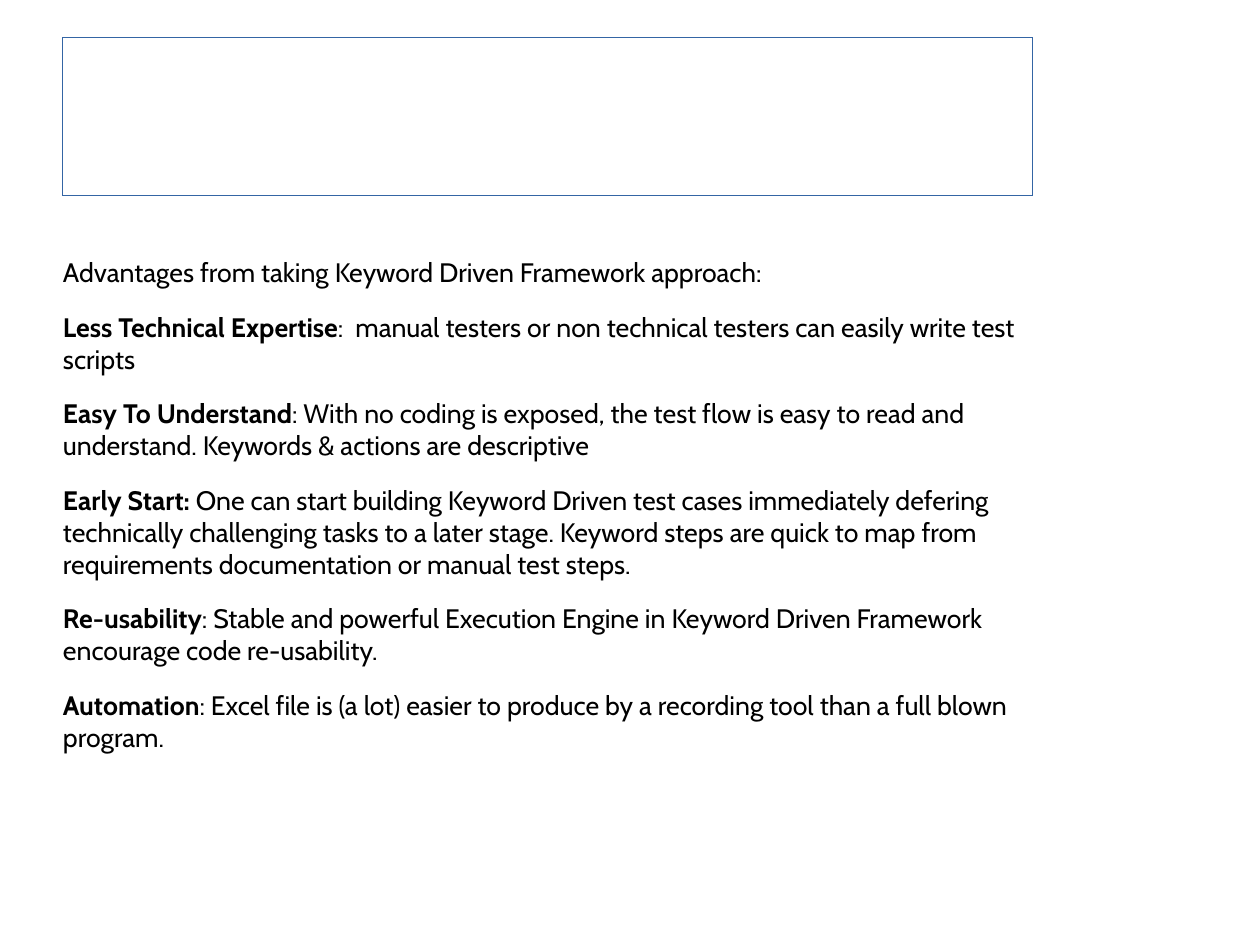
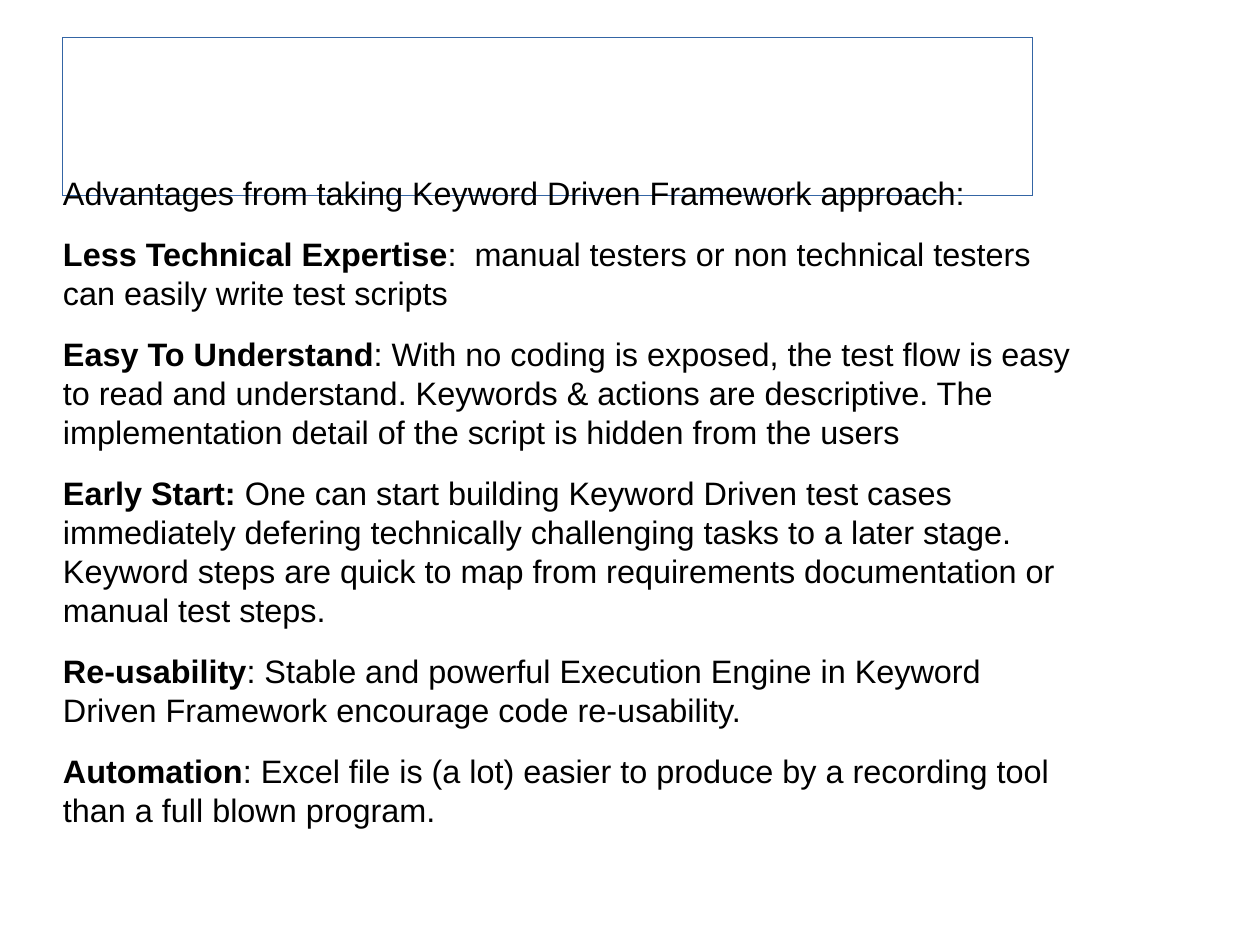
Before and after one commit to sergueik/SKDF, a slide deck: slide 3 of SKDF.odp. Drawn at 1260x945 pixels with LibreOffice and Linux fonts; fonts in the diff are those of the drawing; background and template pictures are left out. Boxes give left, top, right and bottom in pixels: in the first picture for what was removed or moved away, otherwise in the second. Text is boxed around its words. In the diff, an @@ line names an element or a change of style, - is before the commit and + after.

```diff
--- a/SKDF.odp
+++ b/SKDF.odp
@@ text at (x1=63, y1=181, x2=1055, y2=828): size 16.8 to 20.4 pt, font Cabin to Arial in "Advantages from taking Keyword Driven Framework approach:", "Less Technical Expertise: manual testers or non ...", "Early Start: One can start building Keyword ...", "Re-usability: Stable and powerful Execution Engine in ..." and 1 more places @@
@@ text at (x1=63, y1=342, x2=1069, y2=450): text changed; size 16.8 to 20.4 pt; font Cabin to Arial @@
-Easy To Understand: With no coding is exposed, the test flow is easy to read and understand. Keywords & actions are descriptive
+Easy To Understand: With no coding is exposed, the test flow is easy to read and understand. Keywords & actions are descriptive. The implementation detail of the script is hidden from the users
```
Also in this commit, not shown: 7 other slides changed, 1 slide added, 1 other file.
